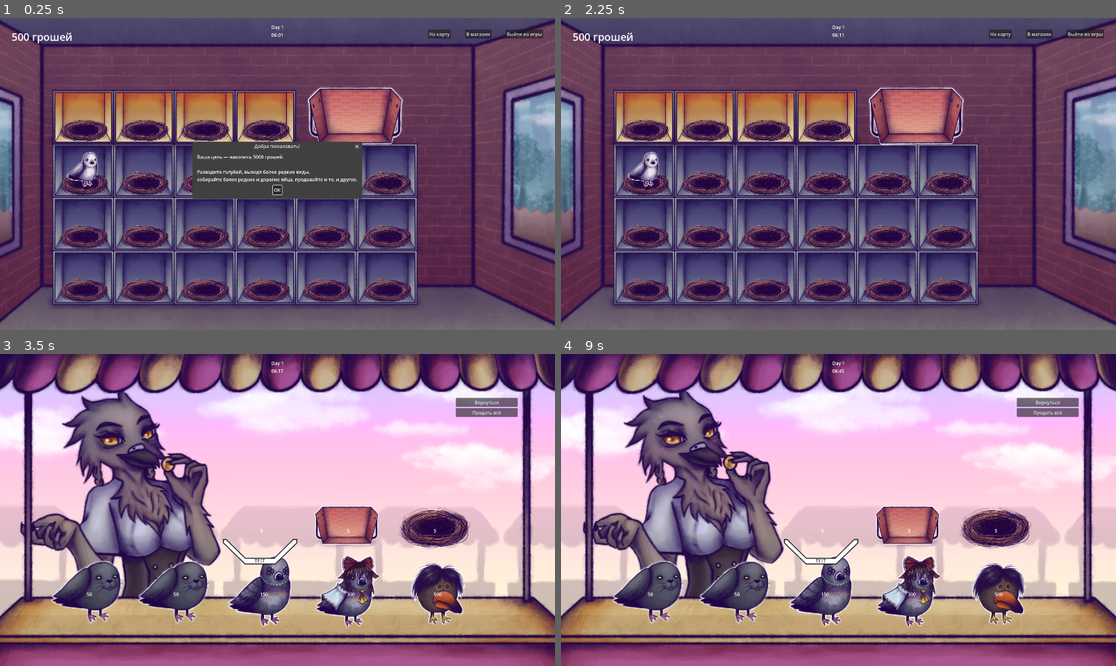
Above: before the commit, frames 1-4 (two rows, left to right).
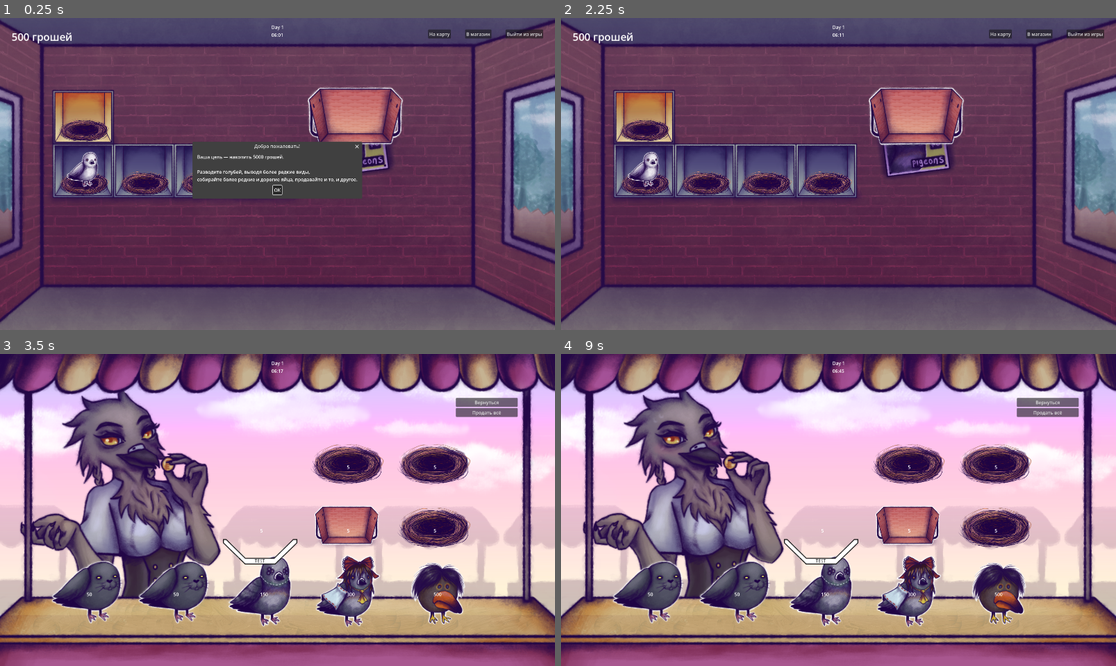
Above: after the commit, the same moments.

Repository: Nick-labs/GvsC
Game: Godot game, scene res://scenes/Main.tscn
Two runs of this game, one before a commit and one after it. Both use one fixed random seed, a clock stepped at 60 frames per second and the inputs below.
Inputs (mouse positions are in pixels of both pictures, inside the frame that each line leads up to):
- Up to frame 1 (0.25 s): no input
- Up to frame 2 (2.25 s): click "OK" at 0.5 s; click "На карту" at 1.25 s; click "Вернуться" at 2 s
- Up to frame 3 (3.5 s): click "В магазин" at 2.75 s
- Up to frame 4 (9 s): click "Продать всё" at 3.5 s; click "Вернуться" at 4.25 s; click "На карту" at 5 s; click "Вернуться" at 5.75 s; click "В магазин" at 6.5 s; click "Продать всё" at 7.25 s; click "Продать всё" at 8 s; tap Enter at 8.75 s; drag from (705, 481) to (649, 591) at 8.77 s

The runs differ from the first frame. In frame 1, 28% of the frame differs, in the area x 9-76%, y 22-93%; in frame 2, 30%; in frame 3, 2.5%; in frame 4, 2.5%.

Commit message:
Add loft and incubators upgrades

Diff:
--- a/autoload/player_data.gd
+++ b/autoload/player_data.gd
@@ -2,6 +2,8 @@
 
 signal money_changed(value: int)
 signal backpack_changed
+
+signal upgrades_changed
 
 signal victory
 
@@ -41,3 +43,7 @@
 	var earned := backpack.sell_all()
 	money += earned
 	return earned
+
+
+func upgrades_updated():
+	upgrades_changed.emit()
--- a/autoload/shop_manager.gd
+++ b/autoload/shop_manager.gd
@@ -47,3 +47,11 @@
 
 		UpgradeData.UpgradeType.NEST_CAPACITY:
 			PlayerData.upgrades.nest_capacity += upgrade.value
+
+		UpgradeData.UpgradeType.CELL:
+			PlayerData.upgrades.unlocked_cells += 1
+
+		UpgradeData.UpgradeType.INCUBATOR:
+			PlayerData.upgrades.unlocked_incubators += 1
+
+	PlayerData.upgrades_updated()
--- a/resources/shop_catalog/default_catalog.tres
+++ b/resources/shop_catalog/default_catalog.tres
@@ -8,9 +8,11 @@
 [ext_resource type="Resource" uid="uid://nhcmoigu7qe2" path="res://resources/shop_offers/pigeon_offers/reimu_pigeon_offer.tres" id="4_w0gy7"]
 [ext_resource type="Resource" uid="uid://c1tgq4kpreri6" path="res://resources/shop_offers/pigeon_offers/skebob_offer.tres" id="5_6w734"]
 [ext_resource type="Resource" uid="uid://cfthxk6lb8yi8" path="res://resources/shop_offers/upgrade_offers/eggbasket_upgrade_offer.tres" id="7_4ijf1"]
-[ext_resource type="Resource" uid="uid://c4lkfrmjt7ow6" path="res://resources/shop_offers/upgrade_offers/nests_upgrade_offer.tres" id="8_o4gwt"]
+[ext_resource type="Resource" uid="uid://c4lkfrmjt7ow6" path="res://resources/shop_offers/upgrade_offers/nest_upgrade_offer.tres" id="8_o4gwt"]
+[ext_resource type="Resource" uid="uid://bgvpwrxd3pn1c" path="res://resources/shop_offers/upgrade_offers/loft_upgrade_offer.tres" id="9_cf1yk"]
+[ext_resource type="Resource" uid="uid://b36o8i3xxguw2" path="res://resources/shop_offers/upgrade_offers/incubator_upgrade_offer.tres" id="10_wc4hl"]
 
 [resource]
 script = ExtResource("2_hw8ha")
-offers = Array[ExtResource("1_bx62j")]([ExtResource("2_6w734"), ExtResource("2_6w734"), ExtResource("3_r870y"), ExtResource("4_w0gy7"), ExtResource("5_6w734"), ExtResource("2_p4q8f"), ExtResource("7_4ijf1"), ExtResource("8_o4gwt")])
+offers = Array[ExtResource("1_bx62j")]([ExtResource("2_6w734"), ExtResource("2_6w734"), ExtResource("3_r870y"), ExtResource("4_w0gy7"), ExtResource("5_6w734"), ExtResource("2_p4q8f"), ExtResource("7_4ijf1"), ExtResource("8_o4gwt"), ExtResource("9_cf1yk"), ExtResource("10_wc4hl")])
 metadata/_custom_type_script = "uid://tciwmhbywhsv"
--- /dev/null
+++ b/resources/shop_offers/upgrade_offers/incubator_upgrade_offer.tres
@@ -0,0 +1,15 @@
+[gd_resource type="Resource" script_class="ShopOffer" format=3 uid="uid://b36o8i3xxguw2"]
+
+[ext_resource type="Resource" uid="uid://bnpmixqk0n5nd" path="res://resources/upgrade_data/incubator_upgrade_data.tres" id="1_10hag"]
+[ext_resource type="Texture2D" uid="uid://comnkt2fq5xtc" path="res://assets/sprites/farm/nest.png" id="2_bjyyu"]
+[ext_resource type="Script" uid="uid://bbq16g04eaq8d" path="res://scripts/shop/shop_offer.gd" id="3_66pss"]
+
+[resource]
+script = ExtResource("3_66pss")
+title = "инкубатор"
+icon = ExtResource("2_bjyyu")
+price = 5
+type = 2
+tier = 1
+data = ExtResource("1_10hag")
+metadata/_custom_type_script = "uid://bbq16g04eaq8d"
--- /dev/null
+++ b/resources/shop_offers/upgrade_offers/loft_upgrade_offer.tres
@@ -0,0 +1,15 @@
+[gd_resource type="Resource" script_class="ShopOffer" format=3 uid="uid://bgvpwrxd3pn1c"]
+
+[ext_resource type="Resource" uid="uid://c43bi4dcepsx6" path="res://resources/upgrade_data/loft_upgrade_data.tres" id="1_g7x57"]
+[ext_resource type="Texture2D" uid="uid://comnkt2fq5xtc" path="res://assets/sprites/farm/nest.png" id="2_271q7"]
+[ext_resource type="Script" uid="uid://bbq16g04eaq8d" path="res://scripts/shop/shop_offer.gd" id="3_cso1x"]
+
+[resource]
+script = ExtResource("3_cso1x")
+title = "купить гнездо из медной проволоки"
+icon = ExtResource("2_271q7")
+price = 5
+type = 2
+tier = 1
+data = ExtResource("1_g7x57")
+metadata/_custom_type_script = "uid://bbq16g04eaq8d"
--- /dev/null
+++ b/resources/upgrade_data/incubator_upgrade_data.tres
@@ -0,0 +1,8 @@
+[gd_resource type="Resource" script_class="UpgradeData" format=3 uid="uid://bnpmixqk0n5nd"]
+
+[ext_resource type="Script" uid="uid://bdtlrvduouae5" path="res://scripts/shop/upgrade_data.gd" id="1_qhmb4"]
+
+[resource]
+script = ExtResource("1_qhmb4")
+type = 4
+metadata/_custom_type_script = "uid://bdtlrvduouae5"
--- /dev/null
+++ b/resources/upgrade_data/loft_upgrade_data.tres
@@ -0,0 +1,8 @@
+[gd_resource type="Resource" script_class="UpgradeData" format=3 uid="uid://c43bi4dcepsx6"]
+
+[ext_resource type="Script" uid="uid://bdtlrvduouae5" path="res://scripts/shop/upgrade_data.gd" id="1_o8bou"]
+
+[resource]
+script = ExtResource("1_o8bou")
+type = 3
+metadata/_custom_type_script = "uid://bdtlrvduouae5"
--- a/scenes/shop/shop.tscn
+++ b/scenes/shop/shop.tscn
@@ -22,6 +22,7 @@
 position = Vector2(956.99994, 536)
 scale = Vector2(0.7546874, 0.75972223)
 texture = ExtResource("1_jp048")
+metadata/_edit_lock_ = true
 
 [node name="Counter" type="Sprite2D" parent="." unique_id=2000563239]
 z_index = 2
@@ -89,6 +90,12 @@
 [node name="Marker8" type="Marker2D" parent="CounterPoints" unique_id=1610975447]
 position = Vector2(1500, 600)
 
+[node name="Marker9" type="Marker2D" parent="CounterPoints" unique_id=1265035747]
+position = Vector2(1200, 380)
+
+[node name="Marker10" type="Marker2D" parent="CounterPoints" unique_id=1253147293]
+position = Vector2(1500, 380)
+
 [node name="PurchaseDialog" parent="." unique_id=1017263019 instance=ExtResource("7_ge4d2")]
 
 [connection signal="input_event" from="Shopkeeper" to="Shopkeeper" method="_on_input_event"]
--- a/scripts/farm/farm.gd
+++ b/scripts/farm/farm.gd
@@ -44,6 +44,9 @@
 	ready_ui.emit(farm_ui)
 
 	PlayerData.money_changed.connect(_on_money_changed)
+	PlayerData.upgrades_changed.connect(_on_upgrades_changed)
+
+	_on_upgrades_changed()
 
 	farm_ui.set_money(PlayerData.money)
 
@@ -324,3 +327,7 @@
 
 func _on_money_changed(value: int):
 	farm_ui.set_money(value)
+
+func _on_upgrades_changed():
+	loft.update_unlocked_cells()
+	incubator.update_unlocked_slots()
--- a/scripts/farm/incubator.gd
+++ b/scripts/farm/incubator.gd
@@ -13,6 +13,8 @@
 
 func _ready():
 	_generate_slots()
+
+	update_unlocked_slots()
 
 	for slot in slots:
 		slot.egg_drag_requested.connect(
@@ -31,8 +33,15 @@
 		slots.append(slot)
 
 
+func update_unlocked_slots():
+	for i in slots.size():
+		slots[i].visible = i < PlayerData.upgrades.unlocked_incubators
+
+
 func add_egg(egg: Egg) -> bool:
-	for slot in slots:
+	for i in PlayerData.upgrades.unlocked_incubators:
+		var slot := slots[i]
+
 		if slot.is_empty():
 			slot.put_egg(egg)
 			return true
@@ -41,7 +50,9 @@
 
 
 func get_hovered_slot() -> IncubatorSlot:
-	for slot in slots:
+	for i in PlayerData.upgrades.unlocked_incubators:
+		var slot := slots[i]
+
 		if slot.hovered:
 			return slot
 
--- a/scripts/farm/loft.gd
+++ b/scripts/farm/loft.gd
@@ -43,18 +43,26 @@
 
 			cells.append(cell)
 
+	update_unlocked_cells()
+
 	var pigeon := create_default_pigeon()
 	cells[0].set_pigeon(pigeon)
 
 
 func get_cell(index: int) -> Cell:
+	if index >= PlayerData.upgrades.unlocked_cells:
+		return null
+
 	return cells[index]
 
 
 func get_free_cell() -> Cell:
-	for cell in cells:
+	for i in PlayerData.upgrades.unlocked_cells:
+		var cell := cells[i]
+
 		if cell.is_empty():
 			return cell
+
 	return null
 
 
@@ -67,6 +75,11 @@
 	cell.set_pigeon(pigeon)
 
 	return true
+
+
+func update_unlocked_cells():
+	for i in cells.size():
+		cells[i].visible = i < PlayerData.upgrades.unlocked_cells
 
 
 func create_default_pigeon() -> Pigeon:
@@ -87,7 +100,9 @@
 
 
 func get_hovered_cell() -> Cell:
-	for cell in cells:
+	for i in PlayerData.upgrades.unlocked_cells:
+		var cell := cells[i]
+
 		if cell.hovered:
 			return cell
 
--- a/scripts/farm_upgrades.gd
+++ b/scripts/farm_upgrades.gd
@@ -9,3 +9,7 @@
 
 @export_group("Backpack")
 @export var backpack_capacity := 10
+
+@export_group("Buildings")
+@export var unlocked_cells := 4
+@export var unlocked_incubators := 1
Renamed: resources/shop_offers/upgrade_offers/nests_upgrade_offer.tres -> resources/shop_offers/upgrade_offers/nest_upgrade_offer.tres
